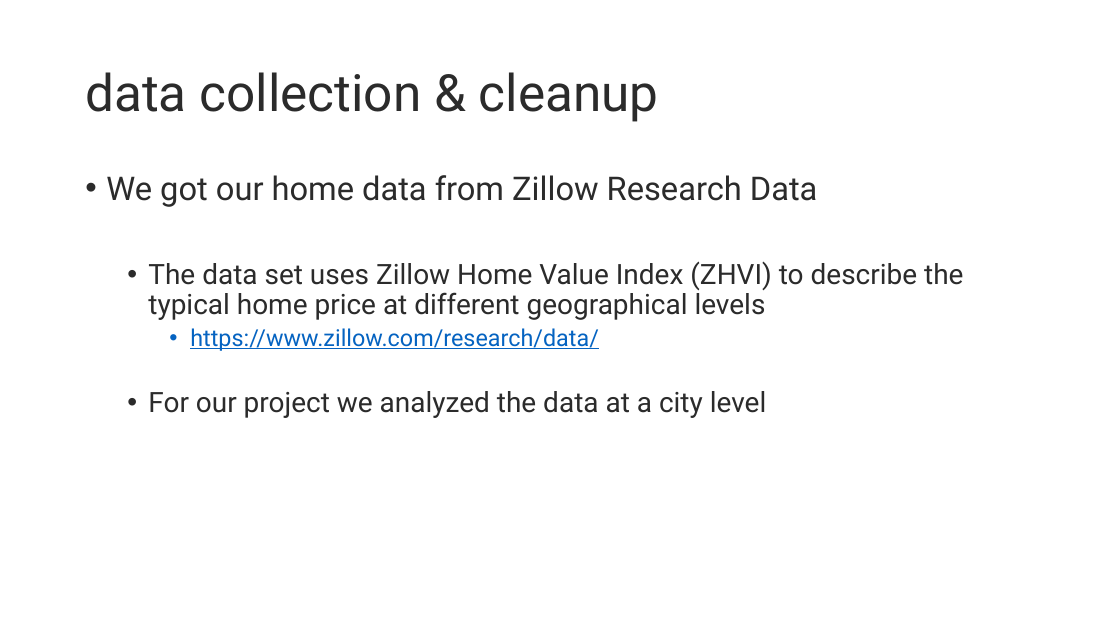
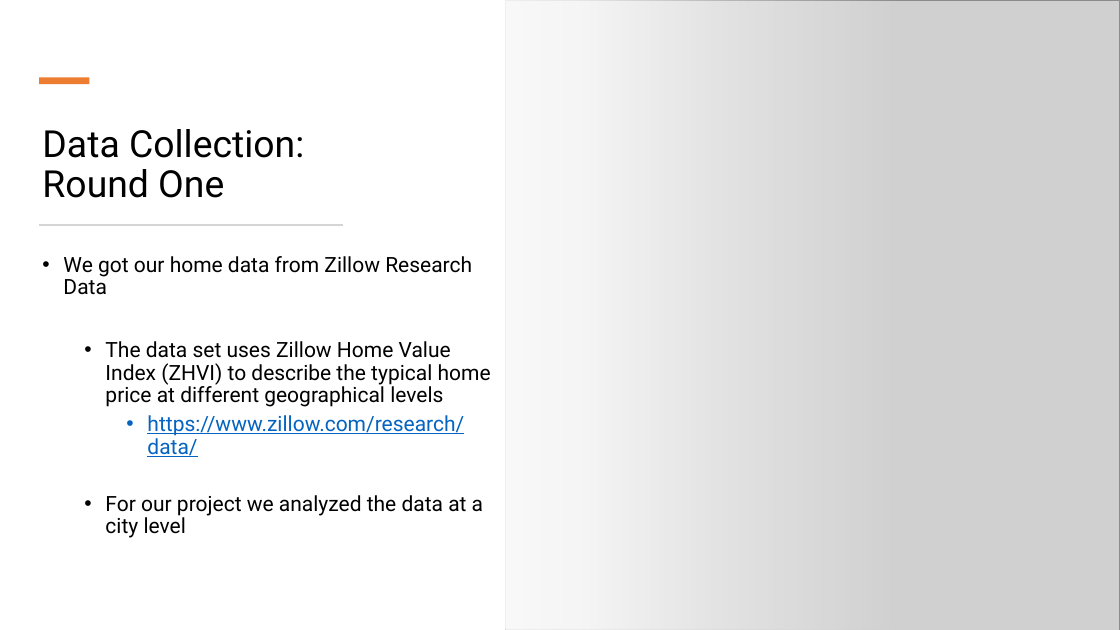
Before and after one commit to StanJohn04/Colorado_Real_Estate, a slide deck: slide 3 of Slide_Deck.pptx. Drawn at 1120x630 pixels with LibreOffice and Linux fonts; fonts in the diff are those of the drawing; grey boxes stand for pictures. Boxes give left, top, right and bottom in pixels: in the first picture for what was removed or moved away, otherwise in the second. Text is boxed around its words. In the diff, an @@ line names an element or a change of style, - is before the commit and + after.

```diff
--- a/Slide_Deck.pptx
+++ b/Slide_Deck.pptx
@@ rectangle added at bbox=[0, 0, 897, 630], fill gradient #FFFFFF @@
@@ picture added at bbox=[506, 0, 1120, 630] @@
@@ rectangle added at bbox=[39, 77, 89, 84], fill #ED7D31 @@
@@ title "Data Collection: Round One" at bbox=[42, 129, 304, 198]: vertical alignment middle to bottom @@
@@ title at bbox=[42, 129, 304, 198]: text changed; size 44 to 32 pt; text colour #2B2B2B to #000000 @@
-data collection & cleanup
+Data Collection: Round One
@@ rectangle added at bbox=[39, 224, 343, 225], fill #D5D5D5, outline #D5D5D5 0.25 pt @@
@@ text "We got our home data ...": place and size @@
-text "We got our home data ..." at bbox=[106, 175, 963, 418]
+text "We got our home data ..." at bbox=[63, 256, 491, 538]
@@ text "We got our home data ..." at bbox=[63, 256, 491, 538]: size 28 to 18 pt in "We got our home data from Zillow ..."; text colour #2B2B2B to #000000 in "We got our home data from Zillow ...", "The data set uses Zillow Home Value ...", "For our project we analyzed the data ..."; size 24 to 18 pt in "The data set uses Zillow Home Value ...", "For our project we analyzed the data ..."; size 20 to 18 pt in "https://www.zillow.com/research/data/" @@
```
Also in this commit, not shown: 3 other slides changed, 1 slide removed.
